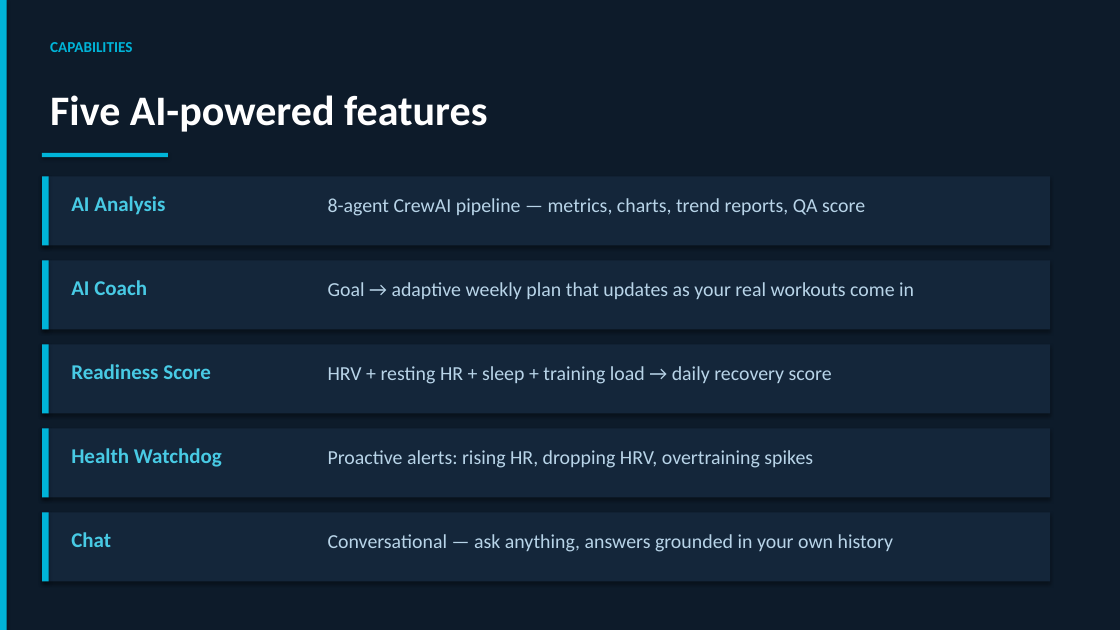
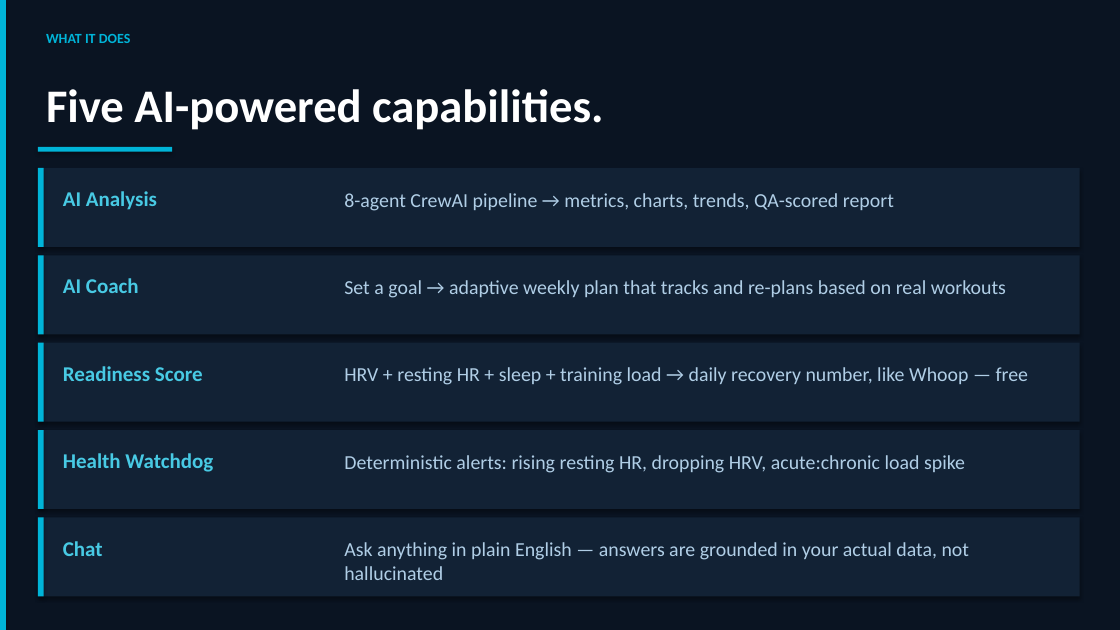
Before and after one commit to PyMite6941/Fitness-AI-Agents, a slide deck: slide 5 of fitness_ai_agents_presentation.pptx (slide 4 before the commit). Drawn at 1120x630 pixels with LibreOffice and Linux fonts; fonts in the diff are those of the drawing. Boxes give left, top, right and bottom in pixels: in the first picture for what was removed or moved away, otherwise in the second. Text is boxed around its words. In the diff, an @@ line names an element or a change of style, - is before the commit and + after.

```diff
--- a/fitness_ai_agents_presentation.pptx
+++ b/fitness_ai_agents_presentation.pptx
@@ background #0D1B2A to #0A1422 @@
@@ text added at box(46, 34, 131, 43), 12 pt, text #00B4D8, bold @@
+WHAT IT DOES
@@ text removed at box(50, 42, 132, 52) @@
-CAPABILITIES
@@ text at box(46, 89, 603, 130): text changed; size 36 to 40 pt @@
-Five AI-powered features
+Five AI-powered capabilities.
@@ rectangle: place and size @@
-rectangle at box(42, 153, 168, 157)
+rectangle at box(38, 147, 172, 152)
@@ rectangle: place and size @@
-rectangle at box(42, 176, 49, 245)
+rectangle at box(38, 168, 44, 247)
@@ rectangle: place and size @@
-rectangle at box(42, 176, 1050, 245)
+rectangle at box(38, 168, 1080, 247)
@@ text "AI Analysis": place and size @@
-text "AI Analysis" at box(71, 196, 165, 215)
+text "AI Analysis" at box(63, 191, 157, 210)
@@ text at box(344, 193, 894, 211): text changed; text colour #B8D4E8 to #B0CEE6 @@
-8-agent CrewAI pipeline — metrics, charts, trend reports, QA score
+8-agent CrewAI pipeline → metrics, charts, trends, QA-scored report
@@ rectangle: place and size @@
-rectangle at box(42, 260, 49, 329)
+rectangle at box(38, 255, 44, 334)
@@ rectangle: place and size @@
-rectangle at box(42, 260, 1050, 329)
+rectangle at box(38, 255, 1080, 334)
@@ text "AI Coach": place and size @@
-text "AI Coach" at box(71, 280, 147, 295)
+text "AI Coach" at box(63, 278, 139, 293)
@@ text at box(344, 280, 1006, 298): text changed; text colour #B8D4E8 to #B0CEE6 @@
-Goal → adaptive weekly plan that updates as your real workouts come in
+Set a goal → adaptive weekly plan that tracks and re-plans based on real workouts
@@ rectangle: place and size @@
-rectangle at box(42, 344, 49, 413)
+rectangle at box(38, 343, 44, 422)
@@ rectangle: place and size @@
-rectangle at box(42, 344, 1050, 413)
+rectangle at box(38, 343, 1080, 422)
@@ text "Readiness Score": place and size @@
-text "Readiness Score" at box(71, 364, 211, 379)
+text "Readiness Score" at box(63, 366, 203, 381)
@@ text at box(344, 367, 1028, 385): text changed; text colour #B8D4E8 to #B0CEE6 @@
-HRV + resting HR + sleep + training load → daily recovery score
+HRV + resting HR + sleep + training load → daily recovery number, like Whoop — free
@@ rectangle: place and size @@
-rectangle at box(42, 429, 49, 497)
+rectangle at box(38, 430, 44, 509)
@@ rectangle: place and size @@
-rectangle at box(42, 429, 1050, 497)
+rectangle at box(38, 430, 1080, 509)
@@ text "Health Watchdog": place and size @@
-text "Health Watchdog" at box(71, 448, 222, 467)
+text "Health Watchdog" at box(63, 453, 213, 472)
@@ text at box(344, 455, 965, 473): text changed; text colour #B8D4E8 to #B0CEE6 @@
-Proactive alerts: rising HR, dropping HRV, overtraining spikes
+Deterministic alerts: rising resting HR, dropping HRV, acute:chronic load spike
@@ rectangle: place and size @@
-rectangle at box(42, 513, 49, 581)
+rectangle at box(38, 518, 44, 597)
@@ fill #14263A to #122235 in 5 elements at box(38, 255, 1080, 334), box(38, 168, 1080, 247), box(38, 343, 1080, 422), box(38, 430, 1080, 509), box(38, 518, 1080, 597) @@
@@ rectangle: place and size @@
-rectangle at box(42, 513, 1050, 581)
+rectangle at box(38, 518, 1080, 597)
@@ text "Chat": place and size @@
-text "Chat" at box(71, 532, 111, 547)
+text "Chat" at box(63, 541, 103, 556)
@@ text at box(344, 542, 970, 580): text changed; text colour #B8D4E8 to #B0CEE6 @@
-Conversational — ask anything, answers grounded in your own history
+Ask anything in plain English — answers are grounded in your actual data, not hallucinated
```
Also in this commit, not shown: 4 other slides changed, 3 slides added, 3 slides removed.
